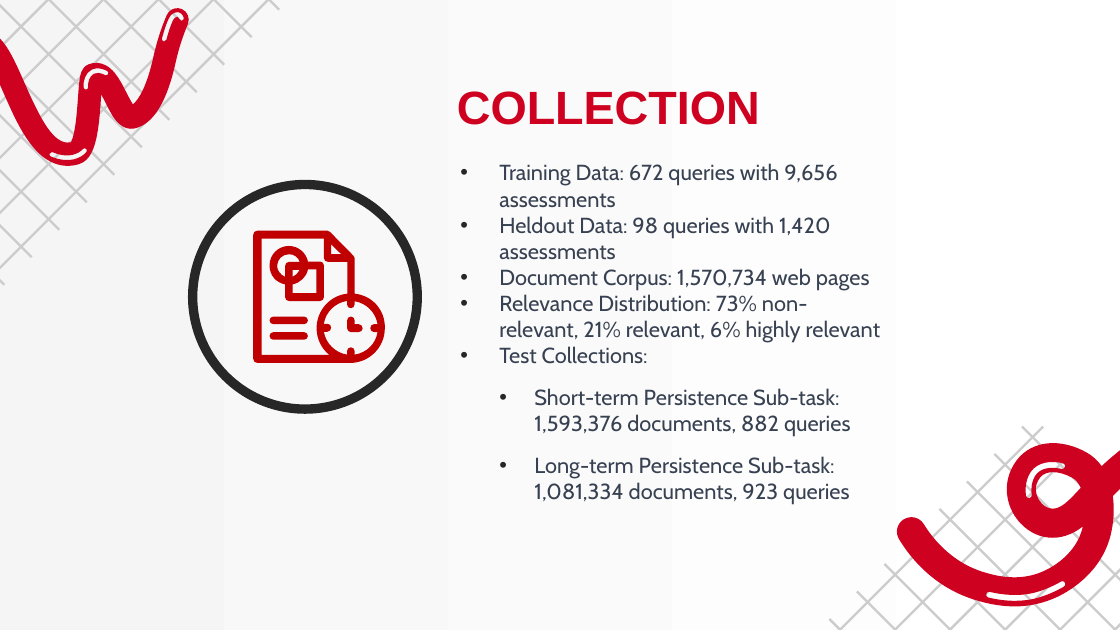
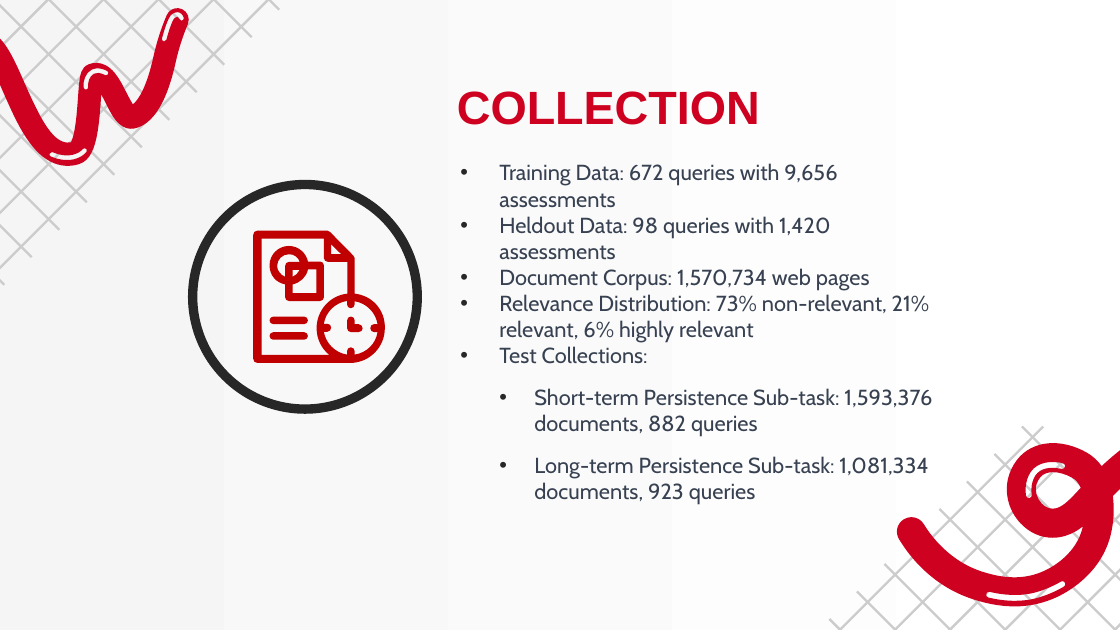
Before and after one commit to mircocazzaro/seupd2223-close, a slide deck: slide 5 of slides/presentation.pptx. Drawn at 1120x630 pixels with LibreOffice and Linux fonts; fonts in the diff are those of the drawing. Boxes give left, top, right and bottom in pixels: in the first picture for what was removed or moved away, otherwise in the second. Text is boxed around its words. In the diff, an @@ line names an element or a change of style, - is before the commit and + after.

```diff
--- a/slides/presentation.pptx
+++ b/slides/presentation.pptx
@@ subtitle "Training Data: 672 queries with ..." rewrapped from <box>499,163,880,505</box> to <box>499,163,932,505</box> @@
```
Also in this commit, not shown: 7 other slides changed, 1 other file.
